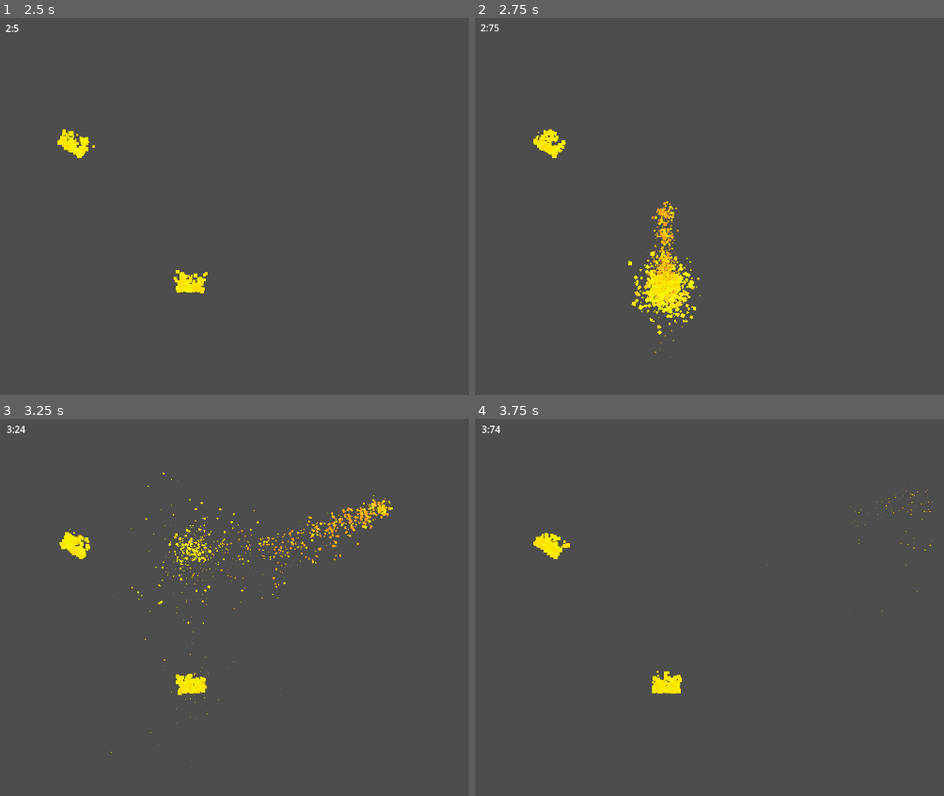
Above: before the commit, frames 1-4 (two rows, left to right).
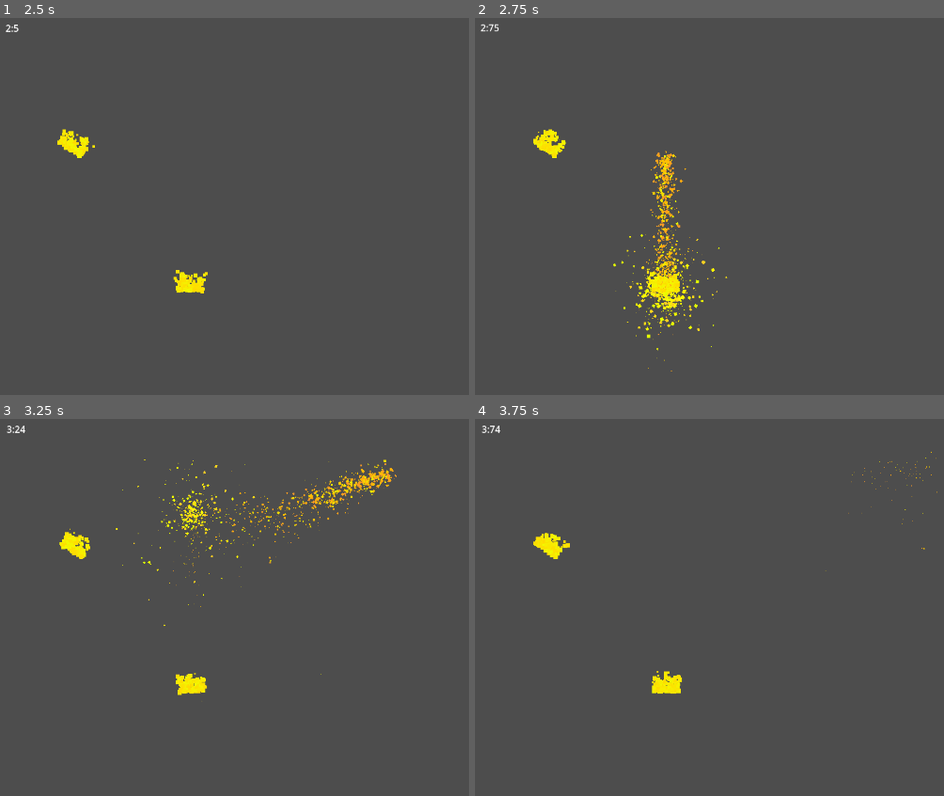
Above: after the commit, the same moments.

Repository: Someoneyeeting/Rise-From-the-Ashes
Game: Godot game, scene res://node_2d.tscn
Two runs of this game, one before a commit and one after it. Both use one fixed random seed, a clock stepped at 60 frames per second and the inputs below.
Inputs:
- Up to frame 1 (2.5 s): hold Space (jump) 0.53-1.28 s; hold D (right) 0.53-2.03 s; tap Shift (dash) at 1.35 s; tap Space (jump) at 1.52, 1.55, 1.82 s; hold A (left) from 2.03 s (still down); hold Space (jump) from 2.03 s (still down)
- Up to frame 2 (2.75 s): keep holding A (left); keep holding Space (jump)
- Up to frame 3 (3.25 s): release A (left) at 2.78 s; release Space (jump) at 2.78 s; hold D (right) from 2.78 s (still down); tap Shift (dash) at 2.85 s; tap Space (jump) at 3.02, 3.05 s
- Up to frame 4 (3.75 s): keep holding D (right); tap Space (jump) at 3.32 s; hold Space (jump) from 3.53 s (still down)

Frame 1 is identical in both runs. In frame 2, 2.0% of the frame differs, in the area x 29-54%, y 35-94%; in frame 3, 2.6%, in the area x 23-85%, y 10-91%; in frame 4, less than 0.1%.

Commit message:
cleaning code

Diff:
--- a/player.gd
+++ b/player.gd
@@ -24,22 +24,15 @@
 
 var last_launch : Node2D
 
+
+######jump######
 func jump():
 	velocity.y = -jumpheight
 	%cyote.stop()
 	%buffer.stop()
 
-func normal_move():
-	last_launch = null
 
-	var move := Input.get_action_strength("right") - Input.get_action_strength("left")
-
-	if(velocity.y < 0):
-		velocity.y += 18
-	else:
-		if(velocity.y < max_fall_speed):
-			velocity.y += 23
-
+func _handle_jump():
 	if(Input.is_action_pressed("jump")):
 		%buffer.start()
 	if(is_on_floor()):
@@ -48,8 +41,11 @@
 		%cyote.start()
 	if(%cyote.time_left > 0 and %buffer.time_left > 0):
 		jump()
+##################
 
 
+#######move#######
+func _handle_push_objects():
 	for i in get_slide_collision_count():
 		var collision = get_slide_collision(i)
 		var collider = collision.get_collider()
@@ -59,7 +55,15 @@
 			if abs(collision_normal.y) < 0.1: #ensuring player is not on top or bottom of the block
 				collider.apply_central_force(-collision_normal * 1000)
 
+func _handle_falling():
+	if(velocity.y < 0):
+		velocity.y += 18
+	else:
+		if(velocity.y < max_fall_speed):
+			velocity.y += 23
 
+func _handle_movement():
+	var move := Input.get_action_strength("right") - Input.get_action_strength("left")
 	var move_speed = move * speed
 	if(move != 0):
 		if(sign(move) != sign(velocity.x)):
@@ -72,7 +76,20 @@
 
 	velocity.x += move_speed
 
+func normal_move():
+	last_launch = null
 
+
+	_handle_falling()
+
+	_handle_push_objects()
+
+	_handle_movement()
+
+##################
+
+
+#####rising#####
 func rise():
 	$rising.start()
 	$flamestime.start()
@@ -82,6 +99,8 @@
 
 func rising():
 	velocity = -lerp(rising_finish_speed,rising_speed,$rising.time_left / $rising.wait_time) * lunch_dir
+
+
 	if(Input.is_action_just_pressed("dash")):
 		lunch_dir = Vector2(Input.get_action_strength("right") - Input.get_action_strength("left"),Input.get_action_strength("down") - Input.get_action_strength("up"))
 		lunch_dir = -lunch_dir.normalized()
@@ -92,8 +111,8 @@
 		$rising.stop()
 		jump()
 
-func _physics_process(delta: float) -> void:
-	$flames.emitting = not $flamestime.is_stopped()
+
+func _handle_launch():
 	for i in $firedetect.get_overlapping_areas():
 		if i.is_in_group("fire") and i.on_fire:
 			if(i == last_launch): continue
@@ -103,6 +122,16 @@
 			last_launch = i
 			rise()
 			break
+################
+
+
+
+func _physics_process(delta: float) -> void:
+	$flames.emitting = not $flamestime.is_stopped()
+	_handle_jump()
+
+	_handle_launch()
+
 	if($rising.is_stopped()):
 		normal_move()
 	else:
